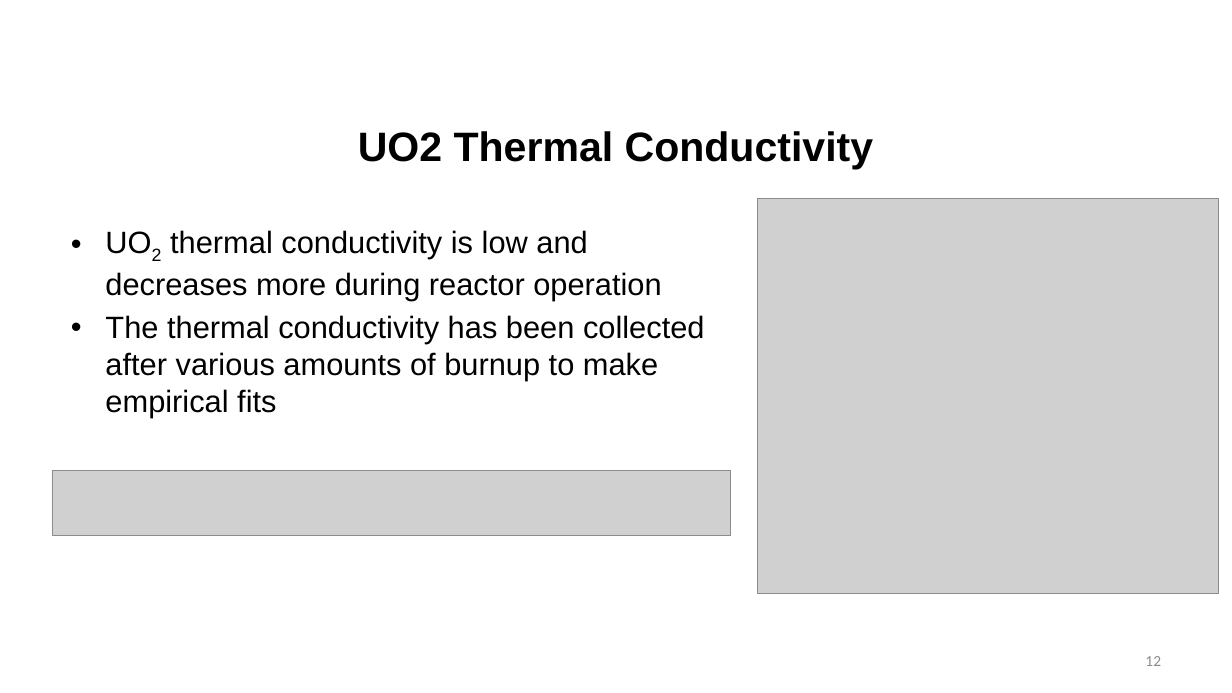
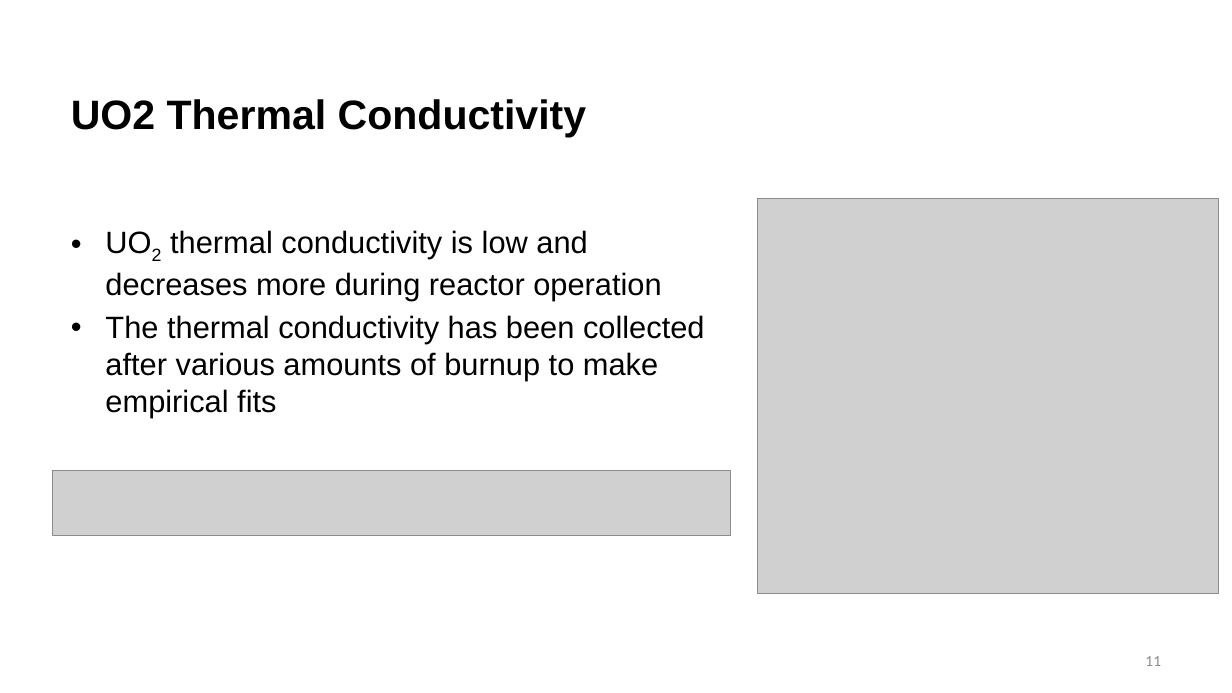
Before and after one commit to benbeeler/TEACHING, a slide deck: slide 11 of Nuclear_Fuel_Performance/NE533_Spring2026/Module3/Lec11_fuelchem.pptx (slide 12 before the commit). Drawn at 1232x693 pixels with LibreOffice and Linux fonts; fonts in the diff are those of the drawing; grey boxes stand for pictures; background and template pictures are left out. Boxes give left, top, right and bottom in pixels: in the first picture for what was removed or moved away, otherwise in the second. Text is boxed around its words. In the diff, an @@ line names an element or a change of style, - is before the commit and + after.

```diff
--- a/Nuclear_Fuel_Performance/NE533_Spring2026/Module3/Lec11_fuelchem.pptx
+++ b/Nuclear_Fuel_Performance/NE533_Spring2026/Module3/Lec11_fuelchem.pptx
@@ title "UO2 Thermal Conductivity": place and size @@
-title "UO2 Thermal Conductivity" at (358,131,874,169)
+title "UO2 Thermal Conductivity" at (71,99,587,138)
@@ title "UO2 Thermal Conductivity" at (71,99,587,138): alignment centre to left @@
@@ page number at (1145,656,1161,666): text changed @@
-12
+11
```
Also in this commit, not shown: 9 other slides changed, 16 slides removed, 6 other files.
